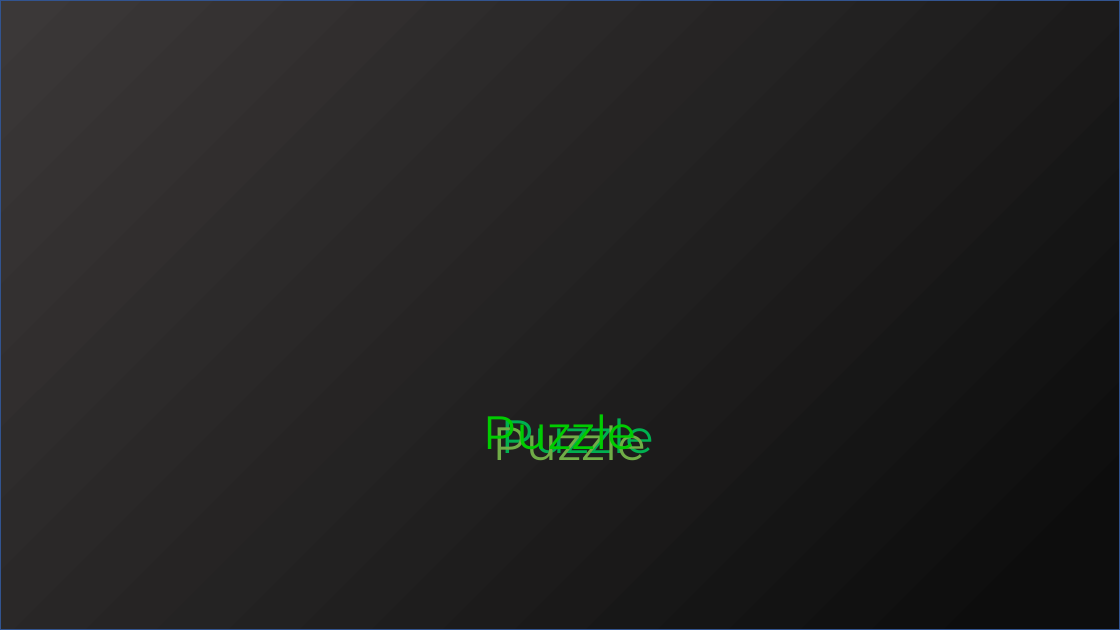
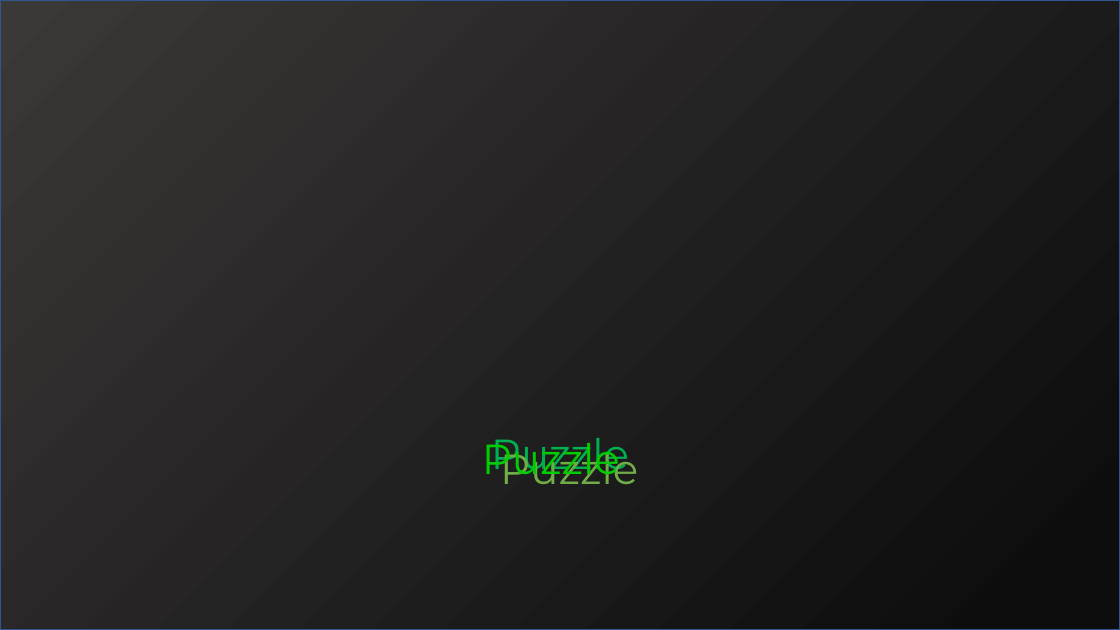
Before and after one commit to SamuelHiroyuki/Scrolls, a slide deck: slide 23 of Apresentação.pptx (slide 15 before the commit). Drawn at 1120x630 pixels with LibreOffice and Linux fonts; fonts in the diff are those of the drawing. Boxes give left, top, right and bottom in pixels: in the first picture for what was removed or moved away, otherwise in the second. Text is boxed around its words. In the diff, an @@ line names an element or a change of style, - is before the commit and + after.

```diff
--- a/Apresentação.pptx
+++ b/Apresentação.pptx
@@ size 40 to 36 pt in 3 elements at [500,443,638,484], [491,438,629,480], [482,438,620,484] @@
@@ text "Puzzle": place and size @@
-text "Puzzle" at [483,414,636,459]
+text "Puzzle" at [482,438,620,484]
@@ text "Puzzle": place and size @@
-text "Puzzle" at [500,414,653,460]
+text "Puzzle" at [491,438,629,480]
@@ text "Puzzle": place and size @@
-text "Puzzle" at [492,415,645,460]
+text "Puzzle" at [500,443,638,484]
```
Also in this commit, not shown: 10 other slides changed, 19 slides added, 5 slides removed.
